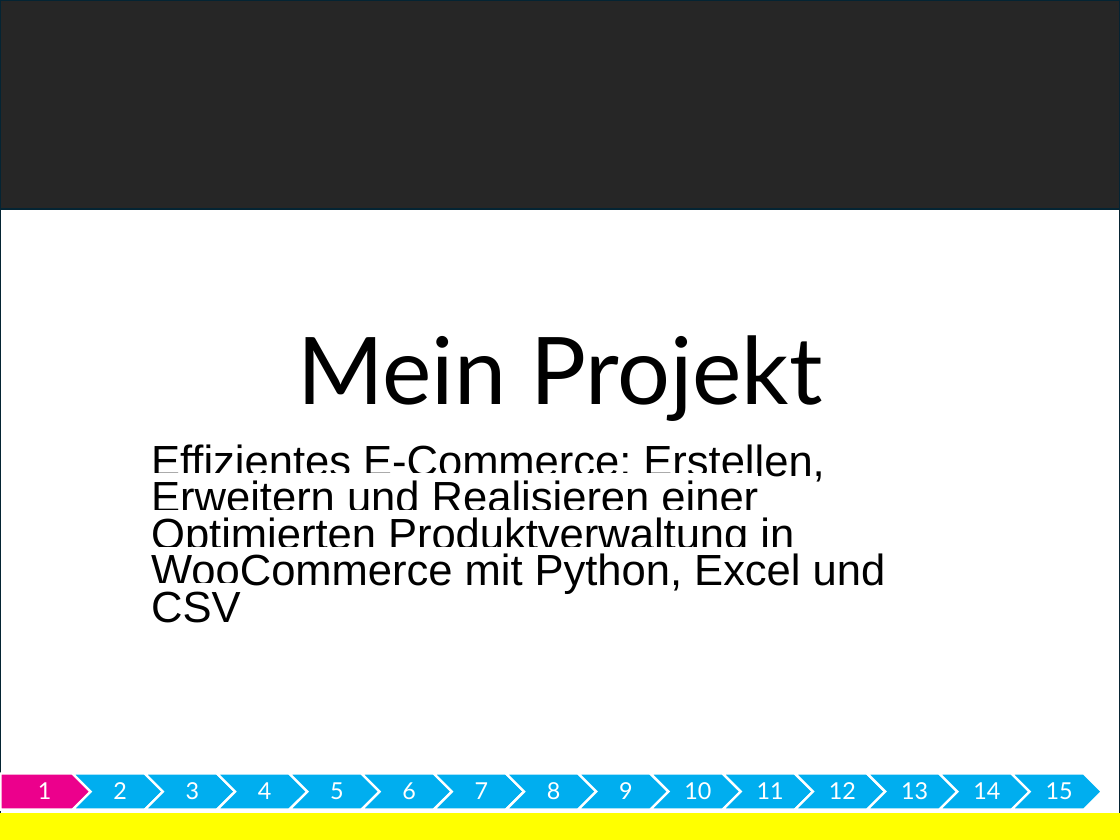
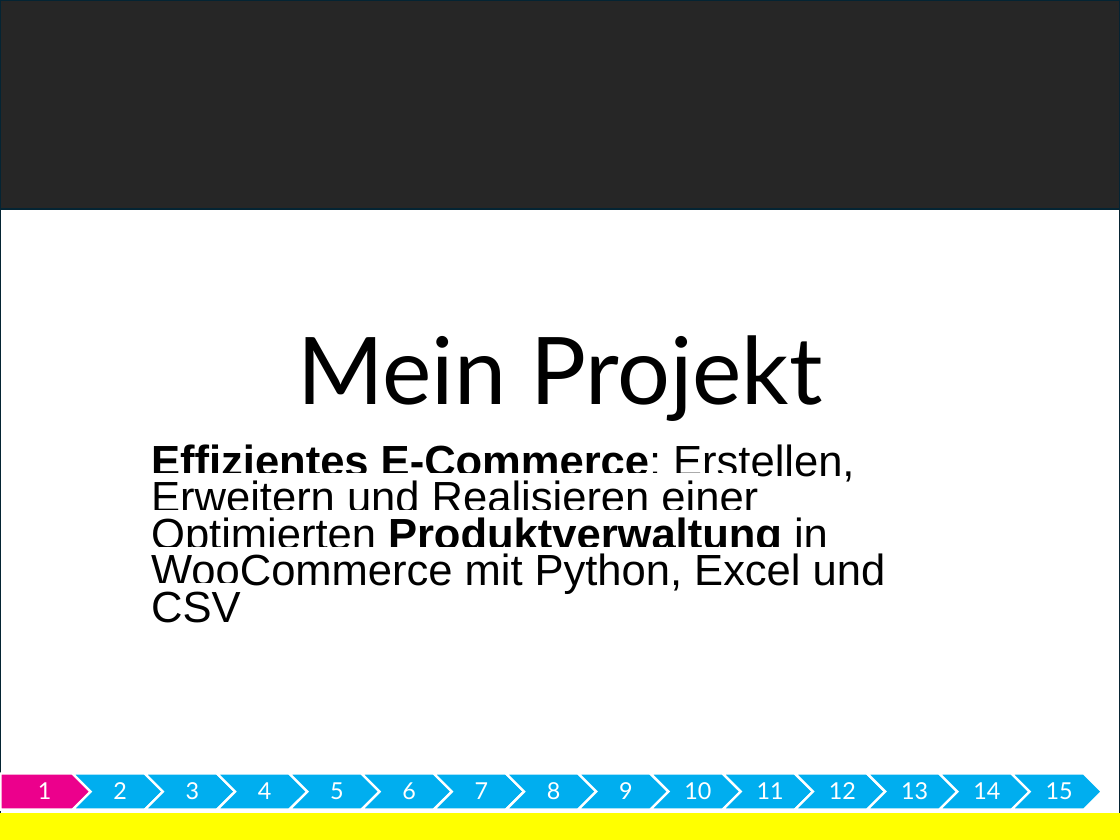
Before and after one commit to gregorio-pirolini/markdown, a slide deck: slide 2 of meinProject43.pptx (slide 1 before the commit). Drawn at 1120x840 pixels with LibreOffice and Linux fonts; fonts in the diff are those of the drawing; background and template pictures are left out. Boxes give left, top, right and bottom in pixels: in the first picture for what was removed or moved away, otherwise in the second. Text is boxed around its words. In the diff, an @@ line names an element or a change of style, - is before the commit and + after.

```diff
--- a/meinProject43.pptx
+++ b/meinProject43.pptx
@@ subtitle "Effizientes E-Commerce: Erstellen, Erweitern und ..." at [151,444,886,623]: bold on in "Effizientes E-Commerce: Produktverwaltung" @@
```
Also in this commit, not shown: 7 other slides changed, 1 slide added, 2 other files.
